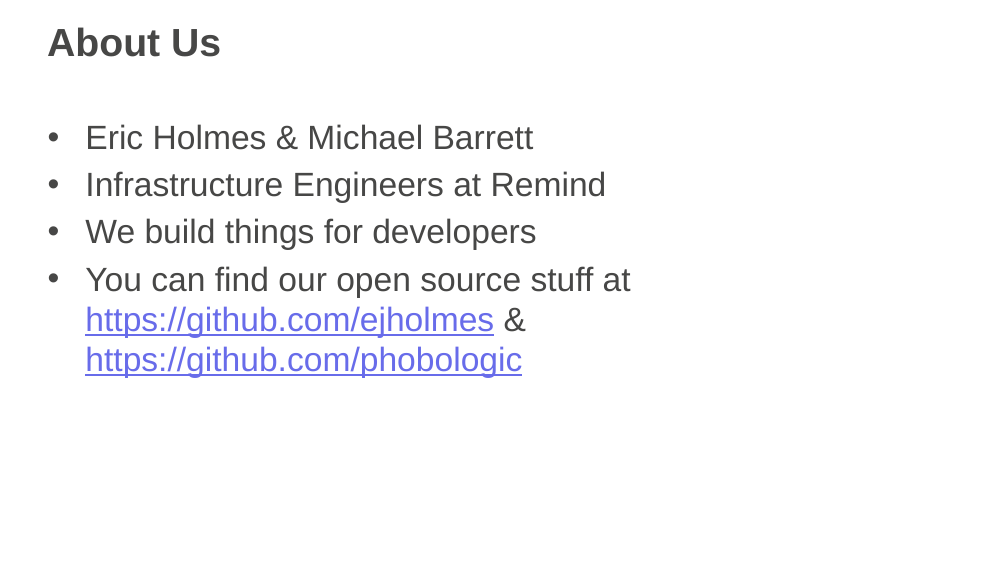
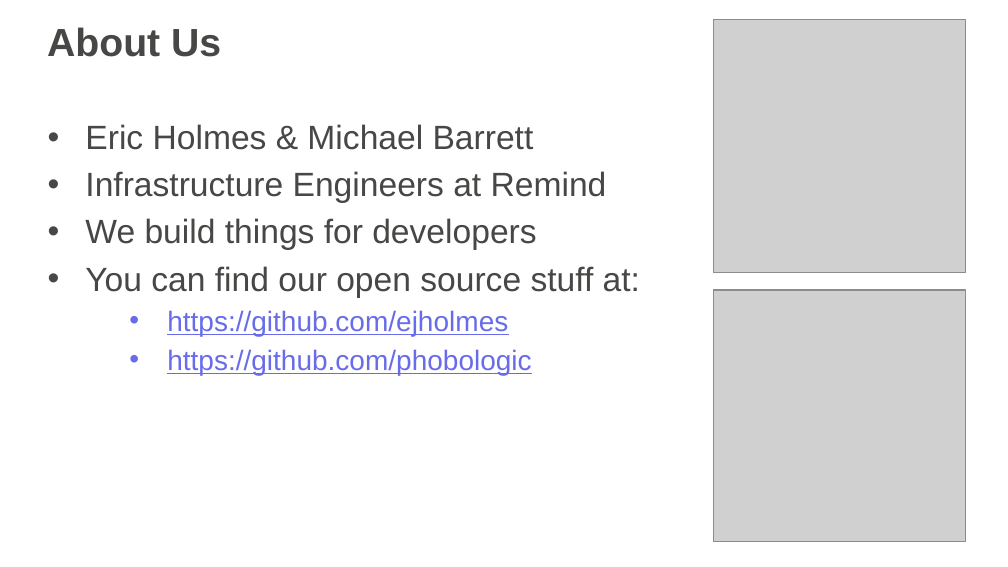
Before and after one commit to remind101/reInvent-2015, a slide deck: slide 3 of slides/slides.pptx. Drawn at 1008x567 pixels with LibreOffice and Linux fonts; fonts in the diff are those of the drawing; grey boxes stand for pictures; background and template pictures are left out. Boxes give left, top, right and bottom in pixels: in the first picture for what was removed or moved away, otherwise in the second. Text is boxed around its words. In the diff, an @@ line names an element or a change of style, - is before the commit and + after.

Commit message:
Update About us & #'s slides

```diff
--- a/slides/slides.pptx
+++ b/slides/slides.pptx
@@ picture added at [713, 20, 965, 272] @@
@@ text at [85, 266, 640, 375]: text changed; size 24 to 20 pt @@
-• You can find our open source stuff at https://github.com/ejholmes & https://github.com/phobologic
+• You can find our open source stuff at:
+  • https://github.com/ejholmes
+  • https://github.com/phobologic
@@ picture added at [714, 290, 966, 542] @@
```
Also in this commit, not shown: 1 other slide changed.
